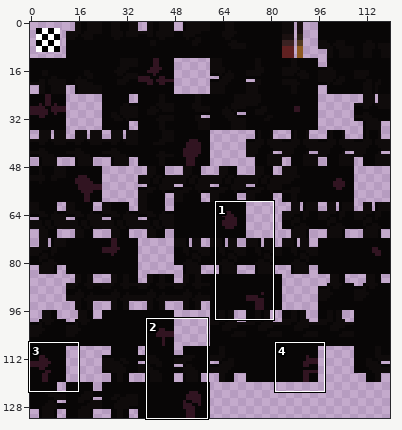
Two versions of one sprite sheet, tilesets/ts_jungle_background_2/output_tileset.png. The picture above shows the old version from afar; the outline marks the close-up.
Close-up. Before the commit:
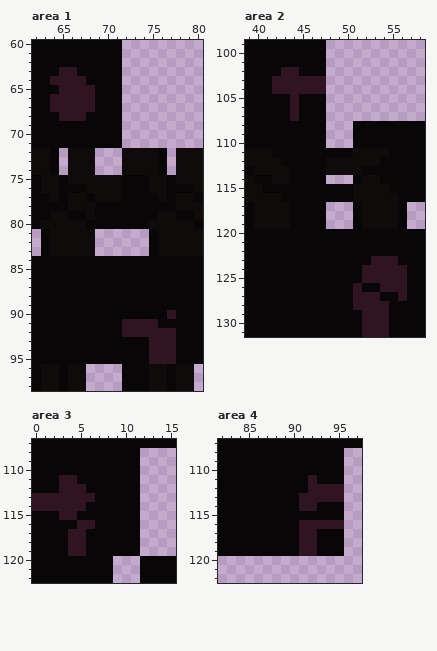
The file is 120x132 pixels. Colours within 5 levels of each other are drawn and written as one. Shown: area 1: x 62..80, y 60..98; area 2: x 39..58, y 99..131; area 3: x 0..15, y 107..122; area 4: x 82..97, y 107..122. The commit also changed other parts of the picture, which this record leaves out.
And afterwards:
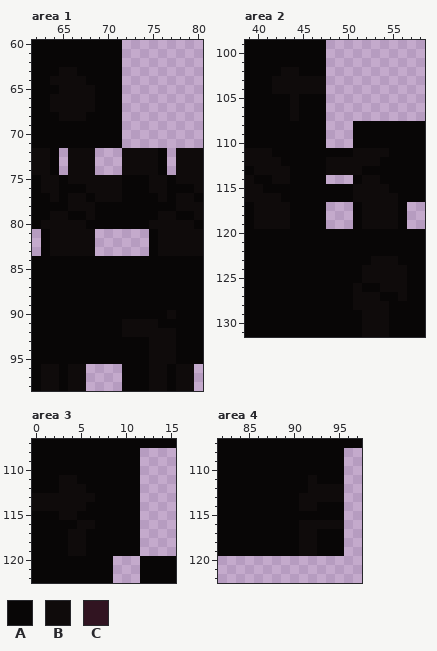
Palette (. is transparent): A #080606  B #0f0b0b  C #311421
What changed:
Area 1:
y 63: x 65..66 CC -> BB
y 64: x 64..67 CCCC -> BBBB
y 65: x 65..68 CCCC -> BBBB
y 66..67: x 64..68 CCCCC -> BBBBB
y 68: x 65..67 CCC -> BBB
y 90: x 77 C -> B
y 91: x 72..75 CCCC -> BBBB
y 92: x 72..77 CCCCCC -> BBBBBB
y 93..95: x 75..77 CCC -> BBB
Area 2:
y 102: x 43..44 CC -> BB
y 103..104: x 42..47 CCCCCC -> BBBBBB
y 105..107: x 44 C -> B
y 123: x 53..55 CCC -> BBB
y 124..125: x 52..56 CCCCC -> BBBBB
y 126: x 51 C -> B; x 54..56 CCC -> BBB
y 127: x 51..53 CCC -> BBB; x 56 C -> B
y 128: x 51..54 CCCC -> BBBB
y 129..131: x 52..54 CCC -> BBB
Area 3:
y 111: x 3..4 CC -> BB
y 112: x 3..5 CCC -> BBB
y 113: x 0..6 CCCCCCC -> BBBBBBB
y 114: x 0..5 CCCCCC -> BBBBBB
y 115: x 3..4 CC -> BB
y 116: x 5..6 CC -> BB
y 117..119: x 4..5 CC -> BB
Area 4:
y 111: x 92 C -> B
y 112: x 92..95 CCCC -> BBBB
y 113: x 91..95 CCCCC -> BBBBB
y 114: x 91..92 CC -> BB
y 116: x 91..95 CCCCC -> BBBBB
y 117..119: x 91..92 CC -> BB
